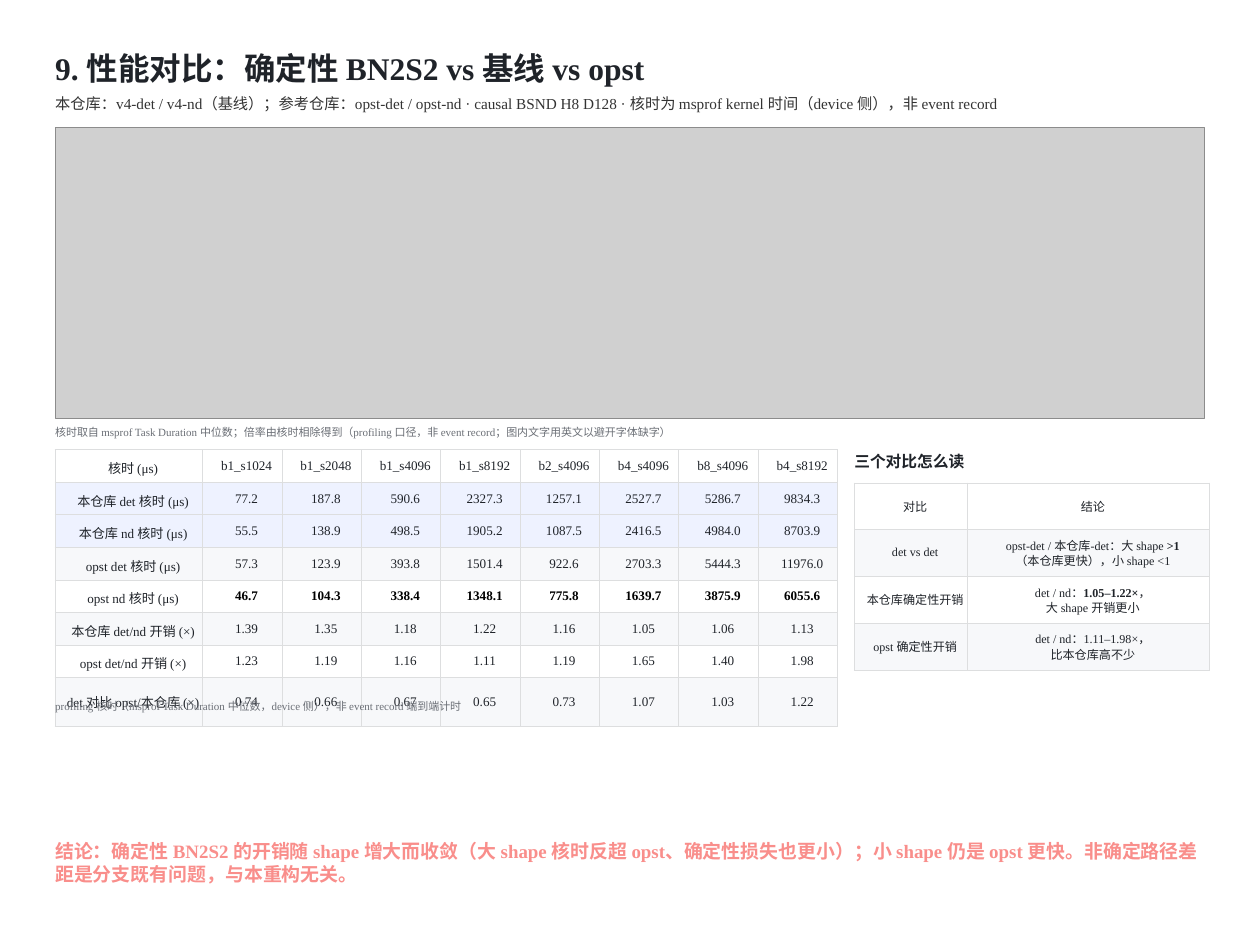
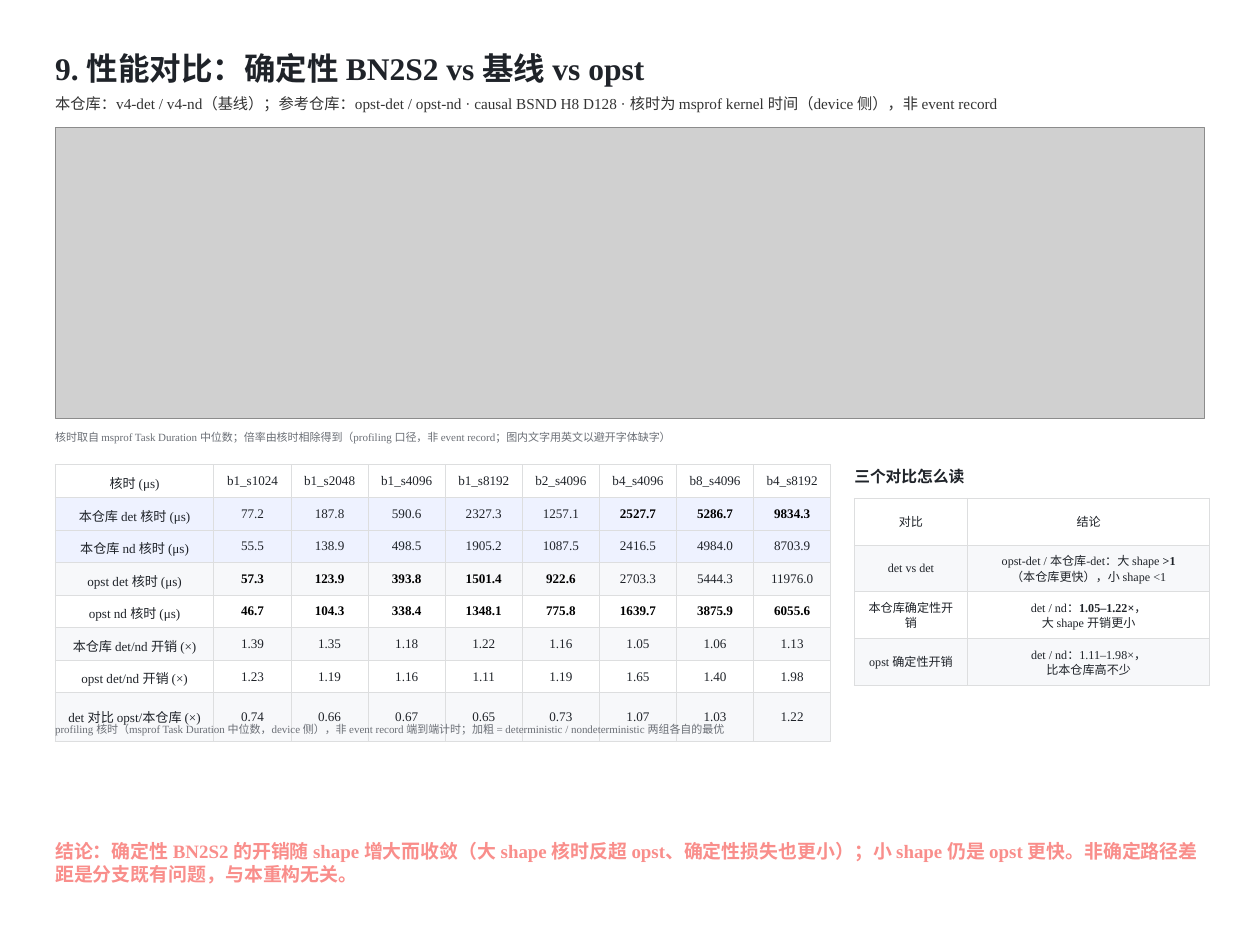
Before and after one commit to guomc9/SeeTen, a slide deck: slide 19 of cases/flash-attention-det-accum/out/v4-index-schedules.pptx. Drawn at 1260x945 pixels with LibreOffice and Linux fonts; fonts in the diff are those of the drawing; grey boxes stand for pictures. Boxes give left, top, right and bottom in pixels: in the first picture for what was removed or moved away, otherwise in the second. Text is boxed around its words. In the diff, an @@ line names an element or a change of style, - is before the commit and + after.

```diff
--- a/cases/flash-attention-det-accum/out/v4-index-schedules.pptx
+++ b/cases/flash-attention-det-accum/out/v4-index-schedules.pptx
@@ text "核时取自 msprof Task Duration 中位数；倍率由核时相除得到（profiling ...": place and size @@
-text "核时取自 msprof Task Duration 中位数；倍率由核时相除得到（profiling ..." at [55,427,670,439]
+text "核时取自 msprof Task Duration 中位数；倍率由核时相除得到（profiling ..." at [55,432,670,444]
@@ table at [55,465,831,731] @@
@@ text colour #1F2329 to #000000, bold on in "2527.7", "5286.7", "9834.3", "57.3" and 4 more places @@
@@ table: place and size @@
-table at [55,450,837,715]
+table at [55,465,831,731]
@@ text "三个对比怎么读": place and size @@
-text "三个对比怎么读" at [854,453,964,469]
+text "三个对比怎么读" at [854,468,964,484]
@@ table: place and size @@
-table at [854,483,1209,670]
+table at [854,498,1209,686]
@@ text at [55,721,725,736]: text changed @@
-profiling 核时（msprof Task Duration 中位数，device 侧），非 event record 端到端计时
+profiling 核时（msprof Task Duration 中位数，device 侧），非 event record 端到端计时；加粗 = deterministic / nondeterministic 两组各自的最优
```
Also in this commit, not shown: 17 other slides changed, 5 other files.
